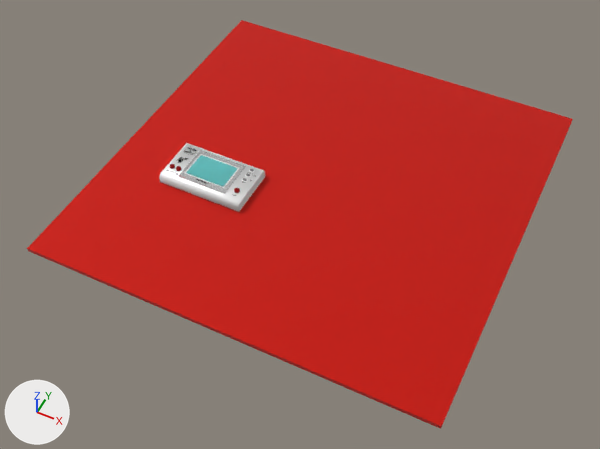
Renders of the Blender file blender/GameWatchModelWithTexturesFinal.blend from each side of a commit.
Camera for both pictures: a camera (50 mm lens) standing at (406.0, -637.0, 718.0) and looking at (102.0, -29.0, -42.0). Every picture has the same lights, and +X, +Y and +Z are marked at lower left.

Names of what the first picture shows: '0flor', '1base', '3carcasaColor', '4marcoPantalla', '7pantalla'.
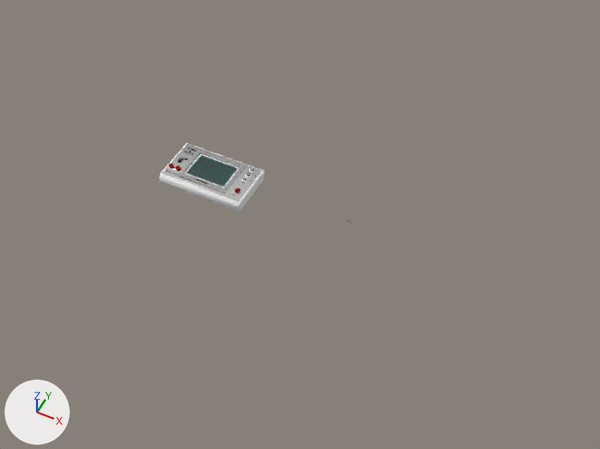
Where the change shows, as pixel boxes (x1, y1, x2, y2) in the pictures (600 x 449 px):
```json
{"object": "0flor", "change": "hidden", "before": [27, 20, 573, 429], "on screen": "red"}
{"object": "7pantalla", "change": "surface changed", "before": [186, 155, 237, 186], "after": [186, 155, 237, 186]}
```

The change, as JSON lines over the scene's bpy script:
```json
{"op": "set", "path": "mat_materialpantalla.transmission_weight", "old": "0.356", "new": "1.0"}
{"op": "set", "path": "mat_materialfloor.base_color", "old": "(0.748, 0.0206, 0.0109)", "new": "(0.777, 0.855, 0.91)", "note": "red #e0271b -> white #e4eef5"}
{"op": "add", "block": "ob_0flor", "code": "ob_0flor.hide_viewport = True"}
```
